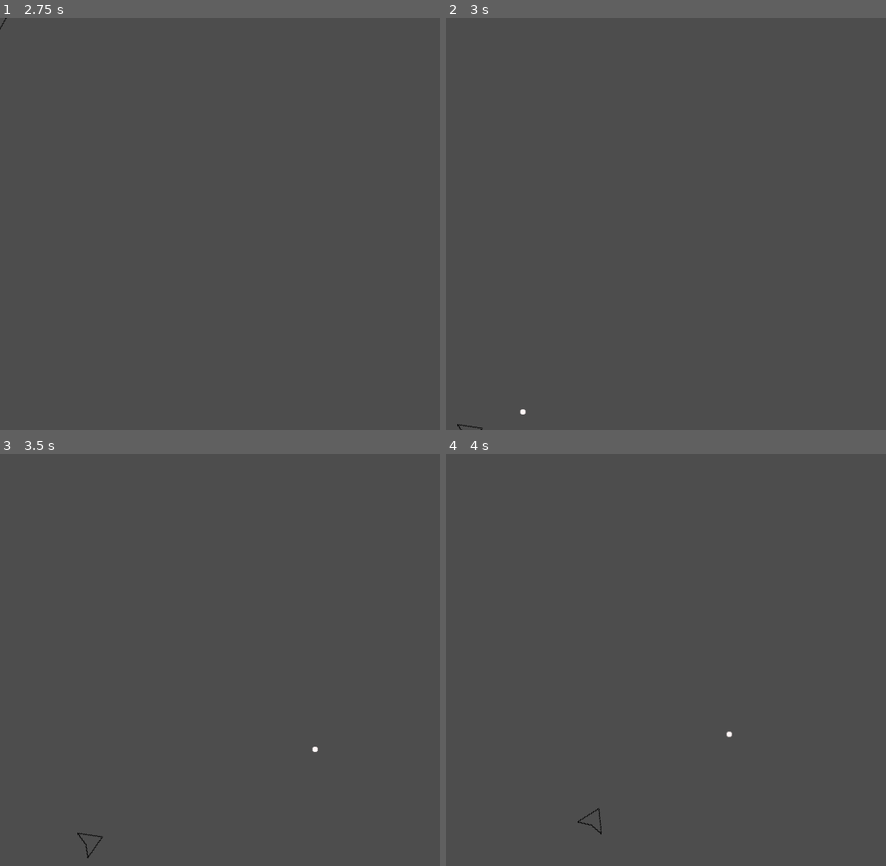
Above: before the commit, frames 1-4 (two rows, left to right).
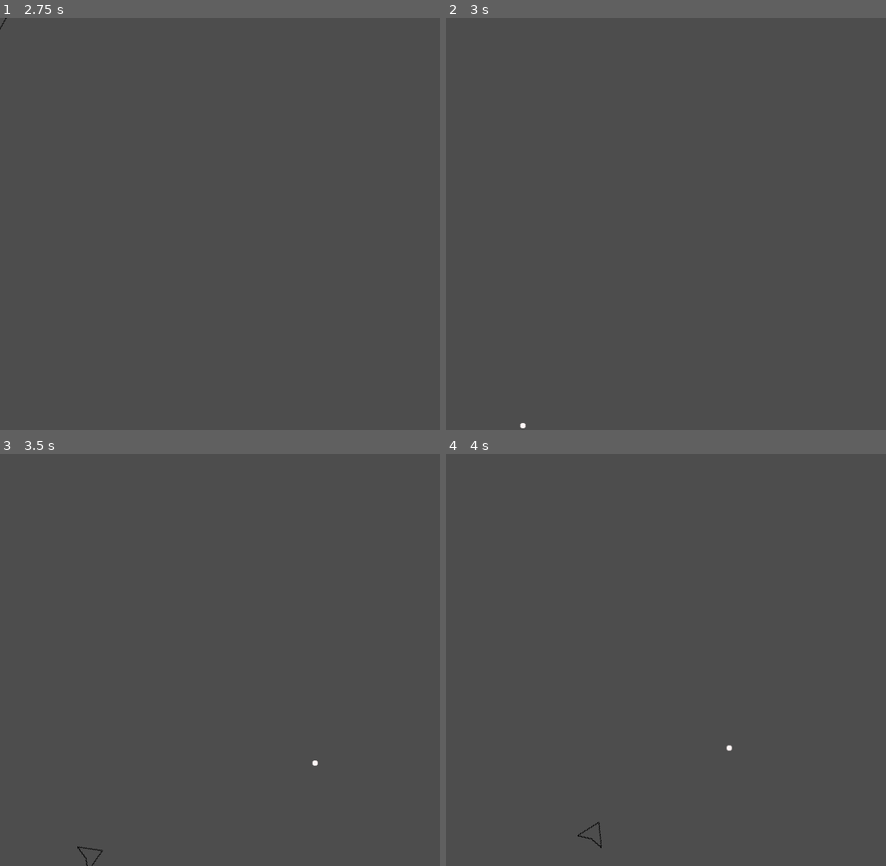
Above: after the commit, the same moments.

Repository: mgarrod193/Asteroids-Clone
Game: Godot game, scene res://Scenes/GameScene.tscn
Same seed, same stepped clock (60 frames per second), same inputs: the game is played once before the commit and once after it. The project has no main scene, so this scene is started directly.
Inputs (mouse positions are in pixels of both pictures, inside the frame that each line leads up to):
- Up to frame 1 (2.75 s): tap Enter at 0.5 s; move the mouse to (316, 203) at 0.52 s; hold D (rotate_right) 0.53-1.28 s; click (316, 203) at 0.6 s; move the mouse to (132, 244) at 1.27 s; hold A (rotate_left) 1.28-2.03 s; click (132, 244) at 1.35 s; tap Space at 2 s; move the mouse to (264, 133) at 2.02 s; hold D (rotate_right) from 2.03 s (still down); click (264, 133) at 2.1 s
- Up to frame 2 (3 s): move the mouse to (644, 306) at 2.77 s; release D (rotate_right) at 2.78 s; hold W (forward) from 2.78 s (still down); click (644, 306) at 2.85 s
- Up to frame 3 (3.5 s): keep holding W (forward)
- Up to frame 4 (4 s): move the mouse to (798, 721) at 3.52 s; release W (forward) at 3.53 s; hold A (rotate_left) from 3.53 s (still down); click (798, 721) at 3.6 s

Frame 1 is identical in both runs. In frame 2, less than 0.1% of the frame differs, in the area x 2-19%, y 95-100%; in frame 3, 0.1%; in frame 4, 0.1%, in the area x 29-66%, y 67-96%.

Commit message:
added comment to margin variable

Diff:
--- a/Scripts/Player/movement.gd
+++ b/Scripts/Player/movement.gd
@@ -8,8 +8,8 @@
 var drag := 125.0
 var rotation_force := 90
 
-#
-var margin := 16
+#margin for smoother screenwrap
+var margin := 32
 
 func _ready() -> void:
 	#Getting parent player node as CharacterBody2D to allow physics + velocity
